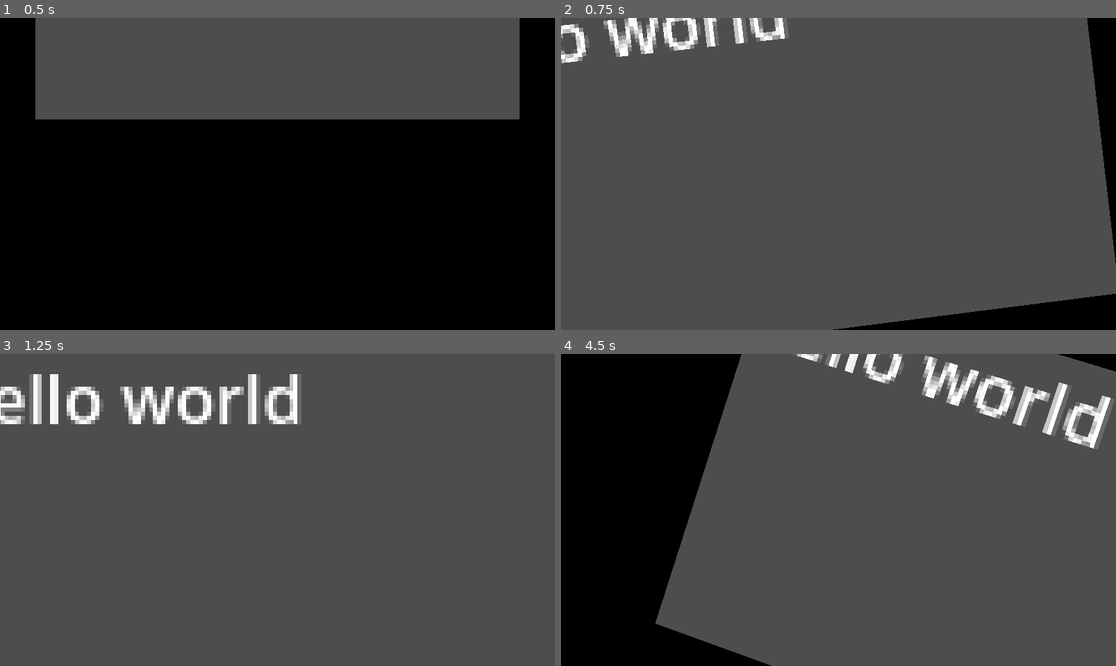
Above: before the commit, frames 1-4 (two rows, left to right).
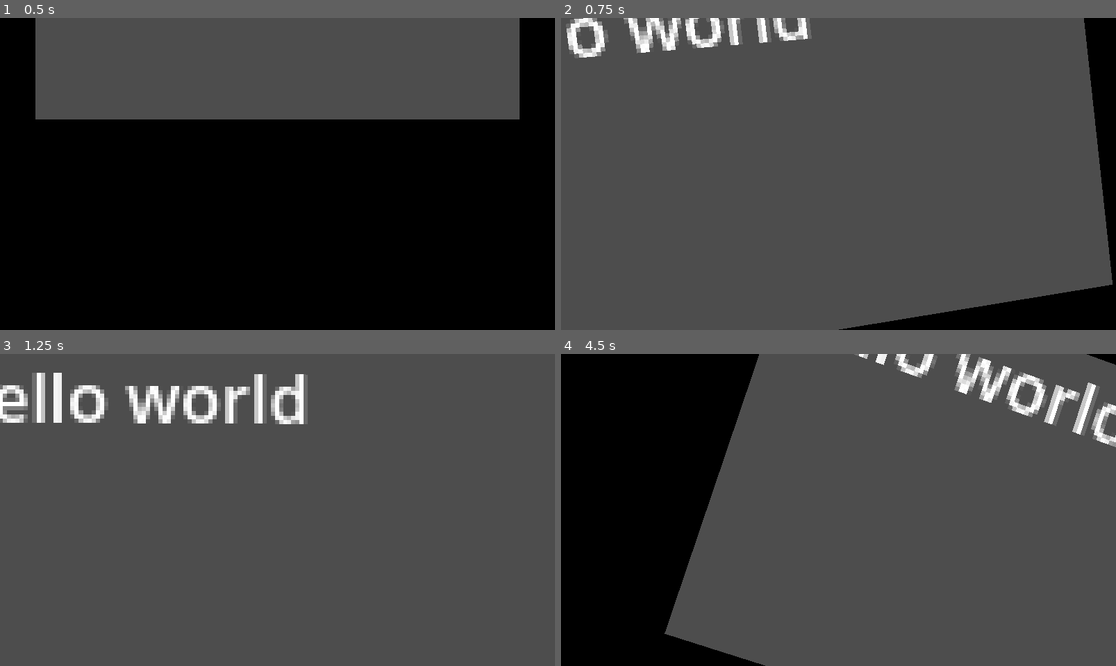
Above: after the commit, the same moments.

Repository: theowiik/xmas-game-jam-2025
Game: Godot game, scene res://scenes/main.tscn
Same seed, same stepped clock (60 frames per second), same inputs: the game is played once before the commit and once after it.
Inputs (mouse positions are in pixels of both pictures, inside the frame that each line leads up to):
- Up to frame 1 (0.5 s): no input
- Up to frame 2 (0.75 s): tap Enter at 0.5 s; move the mouse to (866, 174) at 0.52 s; hold W (WALK_FORWARD) from 0.53 s (still down); hold Mouse wheel up (ZOOM_IN) from 0.53 s (still down)
- Up to frame 3 (1.25 s): keep holding W (WALK_FORWARD); keep holding Mouse wheel up (ZOOM_IN); tap Space (JUMP) at 0.77 s
- Up to frame 4 (4.5 s): keep holding W (WALK_FORWARD); move the mouse to (810, 510) at 1.27 s; release Mouse wheel up (ZOOM_IN) at 1.28 s; tap Mouse wheel down (ZOOM_OUT) at 1.35, 2.85, 4.35 s; tap Space (JUMP) at 1.52, 3.02, 3.77 s; move the mouse to (849, 503) at 2.02 s; hold Mouse wheel up (ZOOM_IN) 2.03-2.78 s; move the mouse to (832, 516) at 2.77 s; move the mouse to (877, 513) at 3.52 s; hold Mouse wheel up (ZOOM_IN) 3.53-4.28 s; move the mouse to (794, 506) at 4.27 s

Frame 1 is identical in both runs. In frame 2, 4.5% of the frame differs, in the area x 0-100%, y 0-100%; in frame 3, 4.8%; in frame 4, 7.6%, in the area x 17-100%, y 0-100%.

Commit message:
Camera rolling around all axis

Diff:
--- a/scripts/player.gd
+++ b/scripts/player.gd
@@ -25,9 +25,10 @@
 
 # Physics-based camera rotation
 var camera_angular_velocity: Vector3 = Vector3.ZERO
-var camera_roll_intensity: float = 0.15  # How much the camera rolls when turning
-var camera_tilt_intensity: float = 0.1   # How much the camera tilts on lateral movement
-var camera_angular_damping: float = 8.0   # How fast angular velocity dampens
+var camera_roll_intensity: float = 0.15  # How much the camera rolls when turning (z-axis)
+var camera_tilt_intensity: float = 0.1  # How much the camera tilts on lateral movement (z-axis)
+var camera_yaw_sway: float = 0.08  # How much the camera sways when moving (y-axis)
+var camera_angular_damping: float = 8.0  # How fast angular velocity dampens
 var previous_rotation_y: float = 0.0
 
 
@@ -98,14 +99,22 @@
 	# Calculate lateral movement tilt based on velocity
 	var velocity_2d := Vector2(velocity.x, velocity.z)
 	var player_right := transform.basis.x
+	var player_forward := -transform.basis.z
 	var lateral_velocity := velocity.dot(player_right)
+	var forward_velocity := velocity.dot(player_forward)
 	var lateral_tilt := lateral_velocity * camera_tilt_intensity
 
-	# Add lateral tilt to angular velocity
+	# Add lateral tilt to angular velocity (z-axis)
 	camera_angular_velocity.z += lateral_tilt * delta * 10.0
 
+	# Add forward/backward sway to angular velocity (y-axis)
+	var yaw_sway := sin(bob_time * 0.5) * forward_velocity * camera_yaw_sway
+	camera_angular_velocity.y += yaw_sway * delta * 10.0
+
 	# Apply damping to angular velocity
-	camera_angular_velocity = camera_angular_velocity.lerp(Vector3.ZERO, camera_angular_damping * delta)
+	camera_angular_velocity = camera_angular_velocity.lerp(
+		Vector3.ZERO, camera_angular_damping * delta
+	)
 
 	# Get the target rotation from desired camera position
 	var target_quat := desired_camera_position.global_transform.basis.get_rotation_quaternion()
@@ -117,7 +126,9 @@
 	# Smoothly interpolate to the combined rotation
 	var current_quat := camera.global_transform.basis.get_rotation_quaternion()
 	var target_physics_quat := combined_basis.get_rotation_quaternion()
-	var interpolated_quat := current_quat.slerp(target_physics_quat, camera_rotation_smoothing * delta)
+	var interpolated_quat := current_quat.slerp(
+		target_physics_quat, camera_rotation_smoothing * delta
+	)
 
 	camera.global_transform.basis = Basis(interpolated_quat)
 
